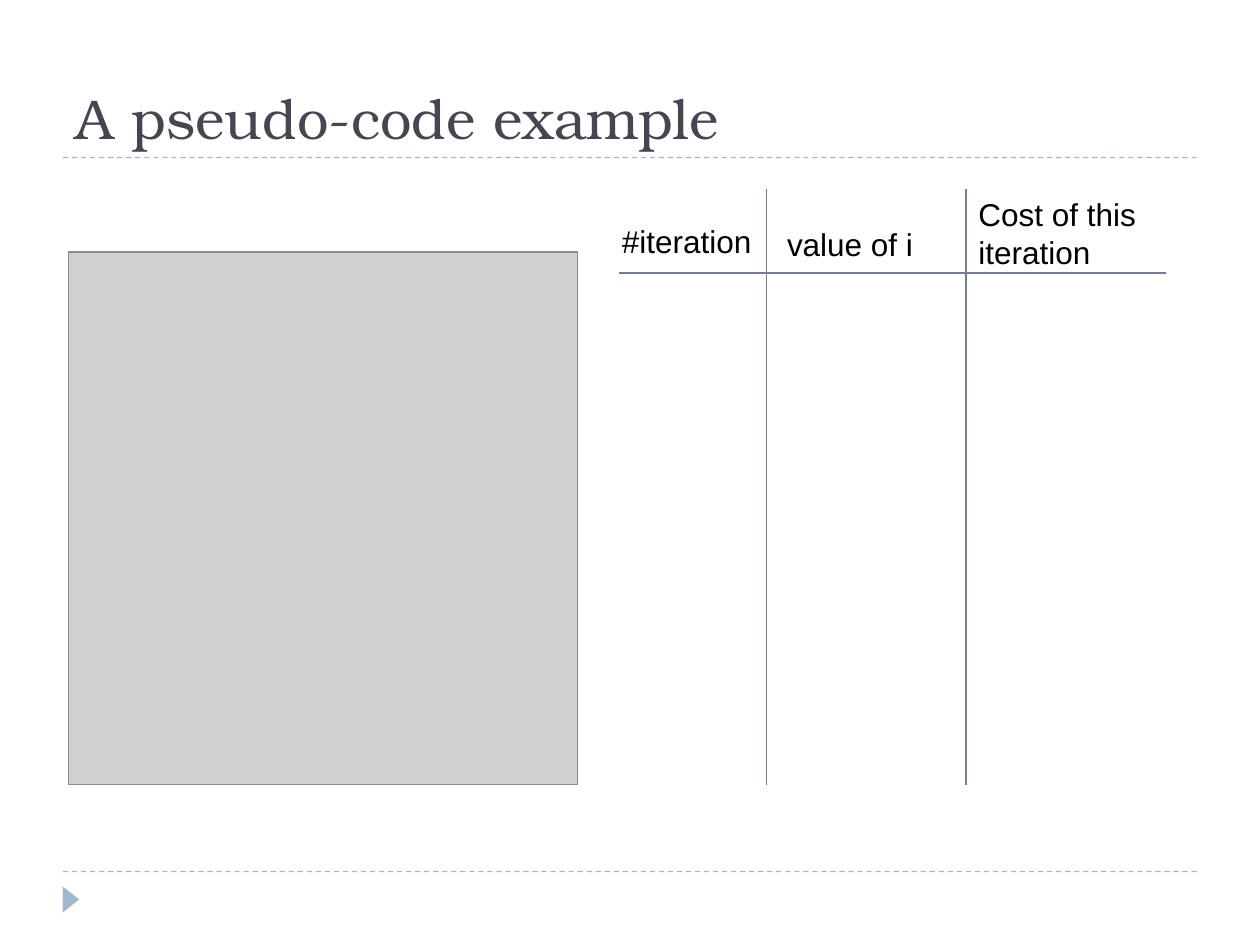
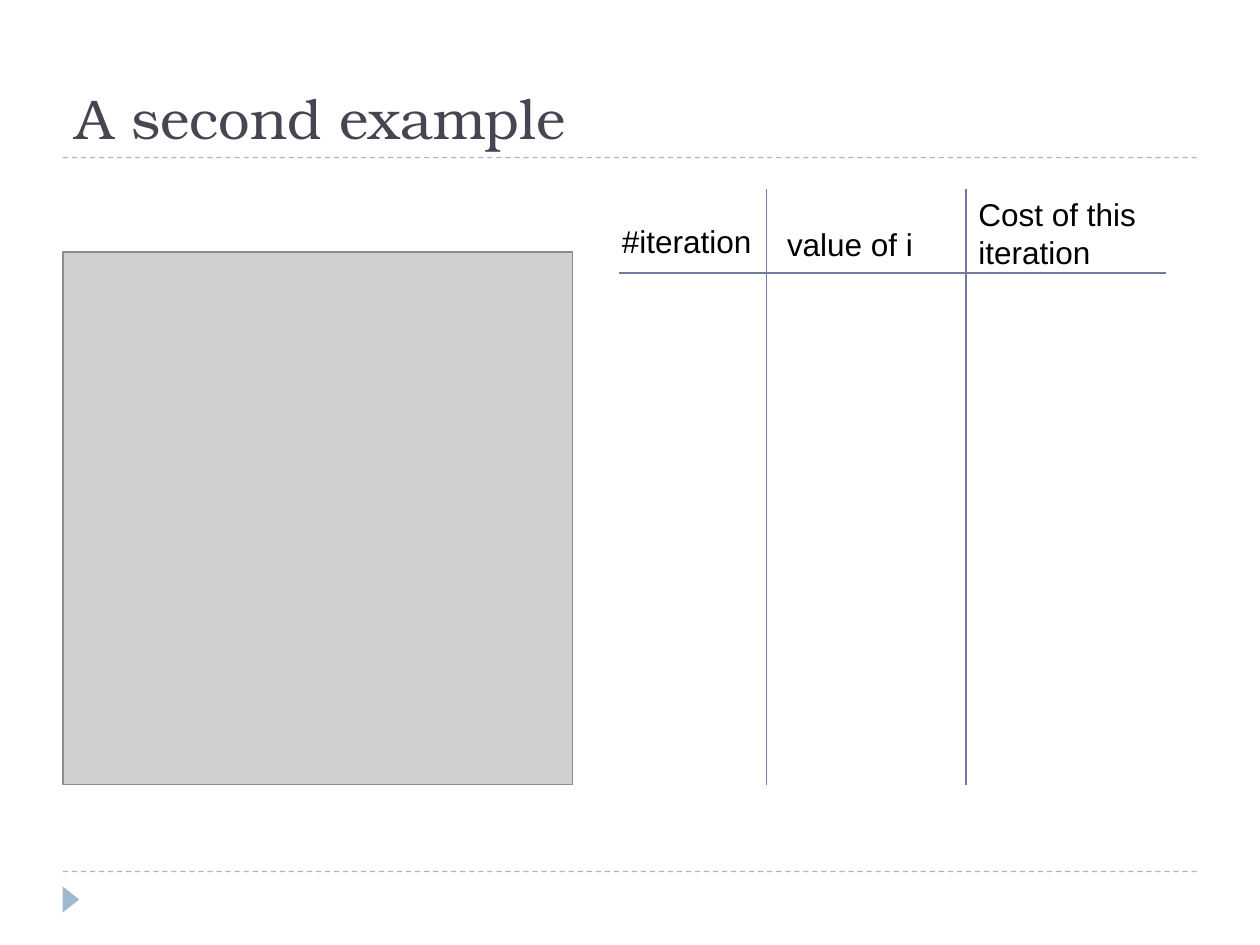
Before and after one commit to eldridgejm/dsc40b-2021-wi-public, a slide deck: slide 39 of published/lectures/02-time_complexity-pt_I/slides-wang.pptx (slide 37 before the commit). Drawn at 1260x945 pixels with LibreOffice and Linux fonts; fonts in the diff are those of the drawing; grey boxes stand for pictures. Boxes give left, top, right and bottom in pixels: in the first picture for what was removed or moved away, otherwise in the second. Text is boxed around its words. In the diff, an @@ line names an element or a change of style, - is before the commit and + after.

```diff
--- a/published/lectures/02-time_complexity-pt_I/slides-wang.pptx
+++ b/published/lectures/02-time_complexity-pt_I/slides-wang.pptx
@@ title at bbox=[76, 99, 565, 152]: text changed @@
-A pseudo-code example
+A second example
@@ picture: place and size @@
-picture at bbox=[68, 252, 577, 785]
+picture at bbox=[63, 252, 572, 785]
```
Also in this commit, not shown: 3 other slides changed, 2 slides added, 5 other files.
